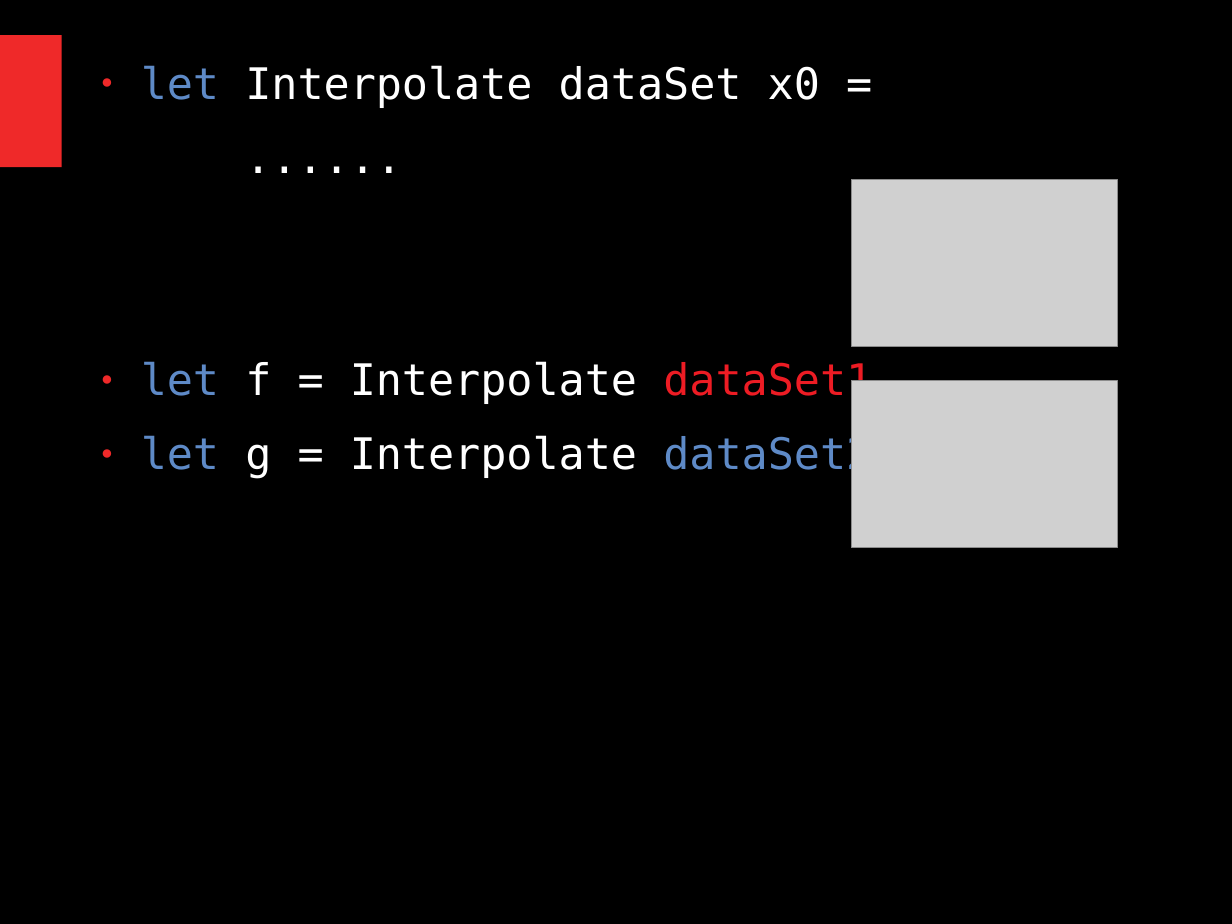
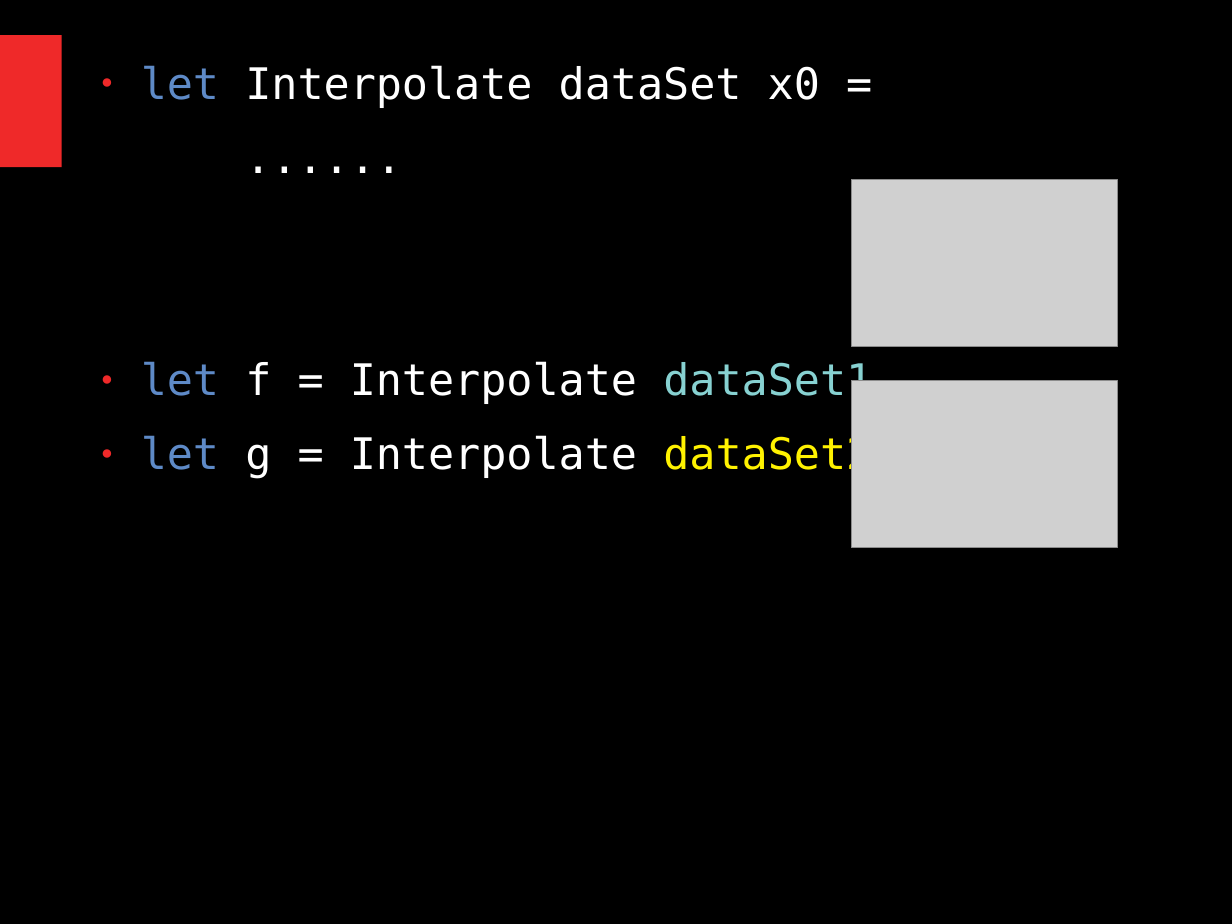
Before and after one commit to ChangHaiBin/FSharpPowerPoint, a slide deck: slide 90 of FSharp Talk Dark3.odp. Drawn at 1232x924 pixels with LibreOffice and Linux fonts; fonts in the diff are those of the drawing; grey boxes stand for pictures. Boxes give left, top, right and bottom in pixels: in the first picture for what was removed or moved away, otherwise in the second. Text is boxed around its words. In the diff, an @@ line names an element or a change of style, - is before the commit and + after.

```diff
--- a/FSharp Talk Dark3.odp
+++ b/FSharp Talk Dark3.odp
@@ text at <box>141,361,872,480</box>: text colour #ED1C24 to #87D1D1 in "dataSet1"; text colour #5E8AC7 to #FFF200 in "dataSet2" @@
```
Also in this commit, not shown: 2 other slides changed, 2 slides added, 2 slides removed, 44 other files.
